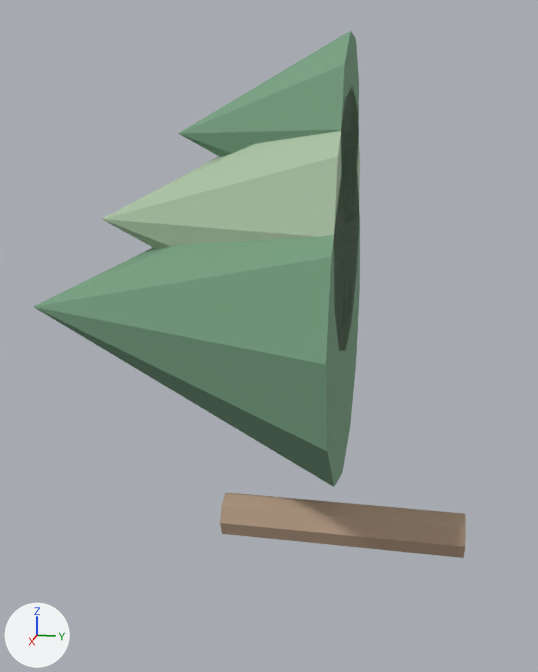
The glTF model public/builder-assets/openlife/tree_pine.glb as it was, and as the next commit left it.
The view is the same before and after, from a camera (50 mm lens) standing at (6.86, 0.63, 4.83) and looking at (-0.06, -0.75, 3.09). The lights are fixed; the arrows at lower left show +X, +Y and +Z. The picture after the commit comes second.

The first picture shows 'p000', 'p001', 'p002', 'p003'.
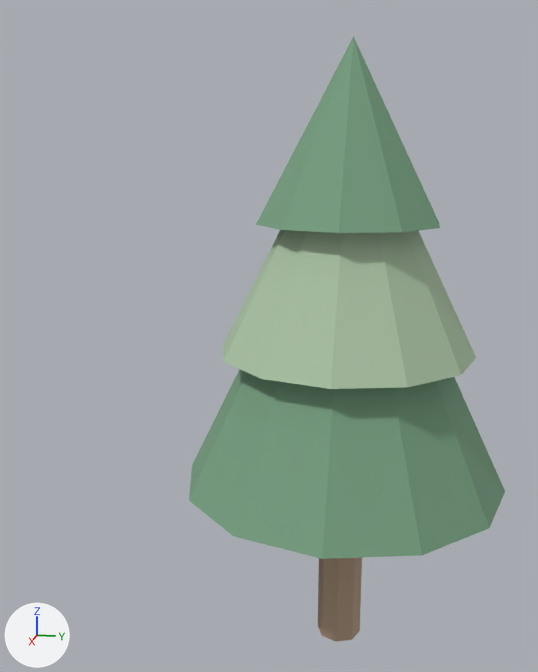
Boxes [x1, y1, x2, y2] around the edits, measured in the pictures (538 x 672 px):
'p001', moved, turned: before [33, 153, 360, 487]; after [189, 369, 505, 559]
'p002', moved, turned: before [102, 87, 360, 351]; after [223, 230, 476, 389]
'p003', moved, turned: before [178, 30, 359, 226]; after [256, 36, 440, 233]
'p000', moved, turned: before [220, 493, 466, 558]; after [318, 557, 362, 642]

Patch to the scene script:
```diff
--- a/public/builder-assets/openlife/tree_pine.glb.py
+++ b/public/builder-assets/openlife/tree_pine.glb.py
@@ ob_p000 @@
 ob_p000 = bpy.data.objects.new('p000', me_geometry_0)
-ob_p000.location = (0.0, 0.0, 0.0)
+ob_p000.location = (0.0, 1.2, 1.2)
+ob_p000.rotation_euler = (1.571, 0.0, 0.0)  # degrees (90, 0, 0)
@@ ob_p001 @@
 ob_p001 = bpy.data.objects.new('p001', me_geometry_1)
-ob_p001.location = (0.0, 0.0, 0.0)
+ob_p001.location = (0.0, -3.3, 1.7)
+ob_p001.rotation_euler = (-1.571, 0.0, 0.0)  # degrees (-90, 0, 0)
@@ ob_p002 @@
 ob_p002 = bpy.data.objects.new('p002', me_geometry_2)
-ob_p002.location = (0.0, 0.0, 0.0)
+ob_p002.location = (0.0, -4.2, 3.0)
+ob_p002.rotation_euler = (-1.571, 0.0, 0.0)  # degrees (-90, 0, 0)
@@ ob_p003 @@
 ob_p003 = bpy.data.objects.new('p003', me_geometry_3)
-ob_p003.location = (0.0, 0.0, 0.0)
+ob_p003.location = (0.0, -5.0, 4.2)
+ob_p003.rotation_euler = (-1.571, 0.0, 0.0)  # degrees (-90, 0, 0)
```
